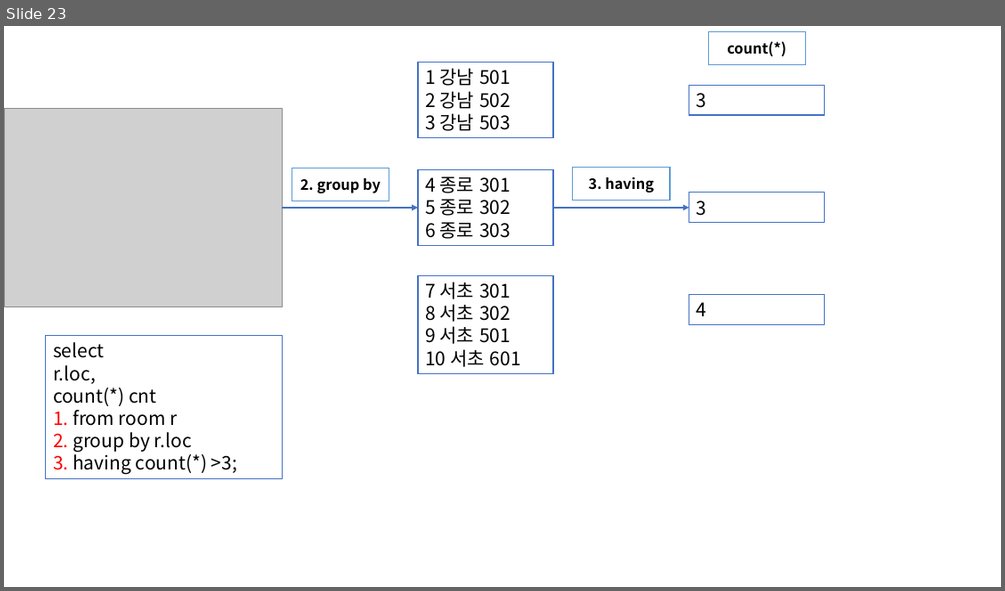
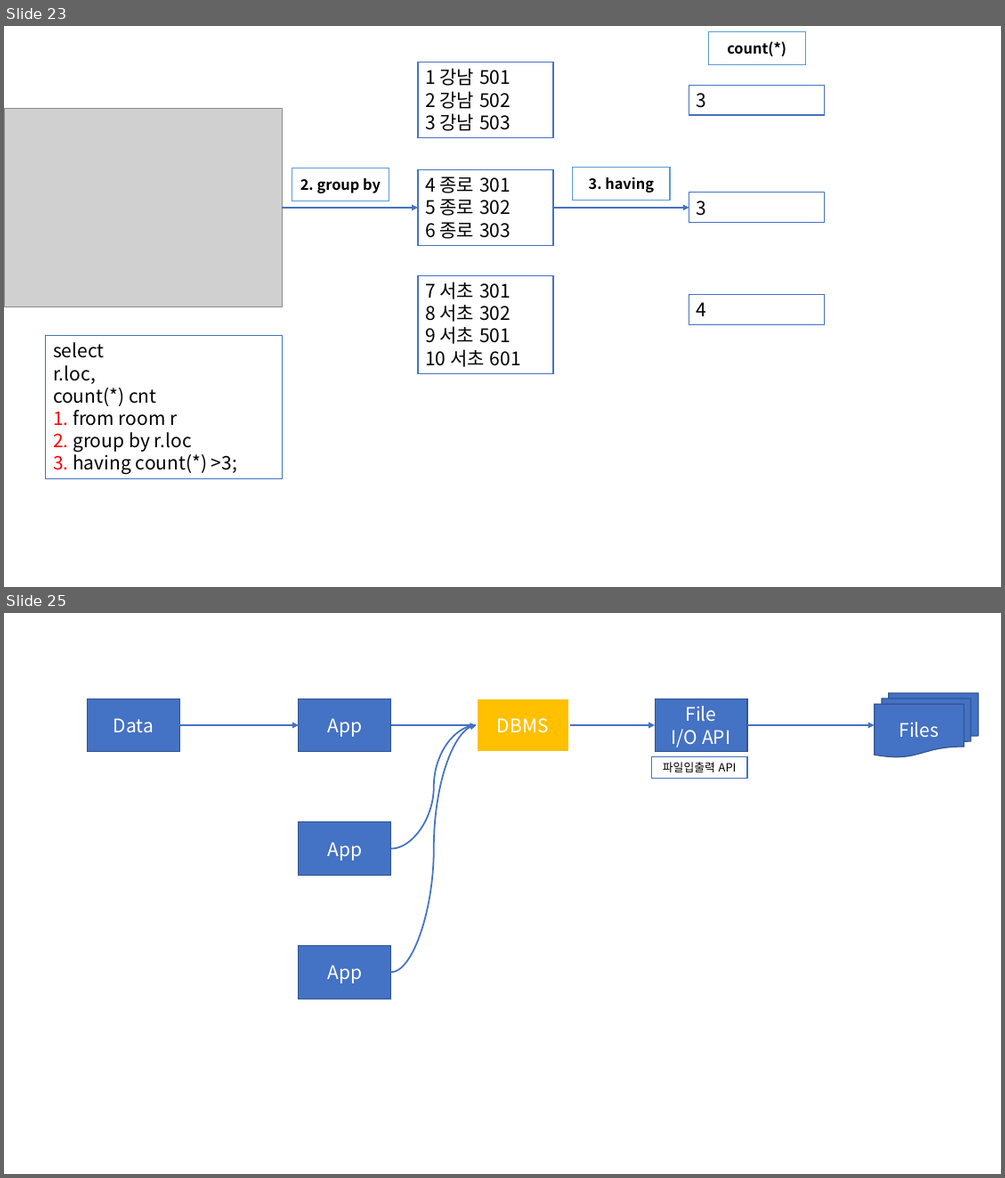
Before and after one commit to Dingadung/2022-study-workspace, a slide deck: study-note/데이터베이스/2022-09-05 내용정리.pptx. Shown one above the other, each under a label of ours: slide 23 before the commit, slides 23 and 25 after it; the slides between them are not shown. The pictures are 1005x591 and 1005x1178 pixels, drawn with LibreOffice and Linux fonts; fonts in the diff are those of the drawing; grey boxes stand for pictures. Boxes give left, top, right and bottom in pixels: in the first picture for what was removed or moved away, otherwise in the second. Text is boxed around its words. In the diff, an @@ line names an element or a change of style, - is before the commit and + after.

```diff
--- a/study-note/데이터베이스/2022-09-05 내용정리.pptx
+++ b/study-note/데이터베이스/2022-09-05 내용정리.pptx
@@ slide 25 added at [4,613,1001,1174], background #FFFFFF @@
@@ rectangle added at [87,698,179,751], fill #4472C4, outline #325491 1 pt, 18 pt, text #FFFFFF @@
+Data
@@ rectangle added at [299,698,391,751], fill #4472C4, outline #325491 1 pt, 18 pt, text #FFFFFF @@
+App
@@ rectangle added at [477,698,569,751], fill #FFC000, outline #FFFFFF 1.5 pt, 18 pt, text #FFFFFF @@
+DBMS
@@ rectangle added at [655,698,747,751], fill #4472C4, outline #325491 1 pt, 18 pt, text #FFFFFF @@
+File
+I/O API
@@ flow chart multidocument added at [874,693,979,757], fill #4472C4, outline #325491 1 pt, 18 pt, text #FFFFFF @@
+Files
@@ arrow added from (179, 725) to (299, 725), #4472C4 1.5 pt @@
@@ arrow added from (391, 725) to (655, 725), #4472C4 1.5 pt @@
@@ curved arrow added from (391, 849) to (477, 725), #4472C4 1.5 pt @@
@@ curved arrow added from (391, 972) to (477, 725), #4472C4 1.5 pt @@
@@ arrow added from (747, 725) to (874, 725), #4472C4 1.5 pt @@
@@ rectangle added at [652,757,747,779], fill #FFFFFF, outline #4472C4 1 pt, 11 pt, text #000000 @@
+파일입출력 API
@@ rectangle added at [299,822,391,876], fill #4472C4, outline #325491 1 pt, 18 pt, text #FFFFFF @@
+App
@@ rectangle added at [299,946,391,999], fill #4472C4, outline #325491 1 pt, 18 pt, text #FFFFFF @@
+App
```
Also in this commit, not shown: 14 other slides added, 6 slides removed, 8 other files.
